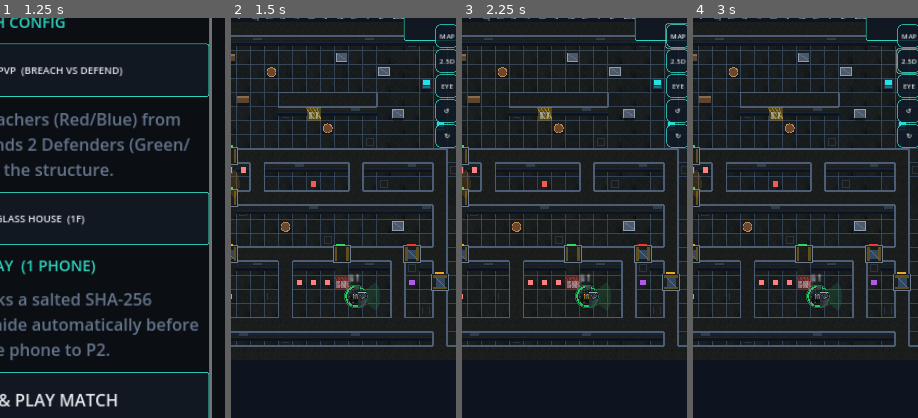
Above: before the commit, frames 1-4 (left to right).
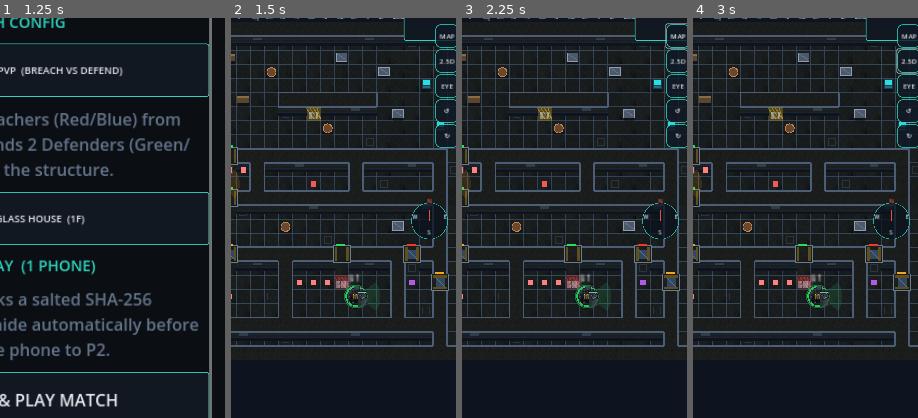
Above: after the commit, the same moments.

Repository: GhostMan612/TacPlanShooter
Game: Godot game, scene res://scenes/splash.tscn
The game is run twice, just before and just after one commit, with the same random seed, the same clock (stepped at 60 frames per second) and the same inputs.
Inputs (mouse positions are % of the whole screen's width and height, from its top left):
- Up to frame 1 (1.25 s): tap Enter at 0.5 s; move the mouse to (72, 45) at 0.52 s; hold Right (ui_right) from 0.53 s (still down); click (72, 45) at 0.67 s
- Up to frame 2 (1.5 s): release Right (ui_right) at 1.25 s; click "START PASS & PLAY MATCH" at 1.25 s
- Up to frame 3 (2.25 s): click "MAP" at 2 s
- Up to frame 4 (3 s): click "2.5D" at 2.75 s
The pictures show only the part of the screen within x 48-98%, y 28-78%; the shares and areas given below are measured in that part.

Frame 1 is identical in both runs. In frame 2, 0.4% of the frame differs, in the area x 80-97%, y 45-56%; in frame 3, 0.4%; in frame 4, 0.4%.

Commit message:
fix(3d controls): revert horizontal pan direction; add CompassRose HUD (N/E/S/W + yaw) for visual orientation

Diff:
--- /dev/null
+++ b/scripts/view3d/compass_rose.gd
@@ -0,0 +1,32 @@
+# ============================================================
+# As Above, So Below. As Within, So Without.
+# The Future Dictates the Past and the Past is Always Present.
+# ============================================================
+class_name CompassRose
+extends Control
+
+
+var yaw_deg: float = 0.0
+
+
+func _process(_delta: float) -> void:
+	var cam := get_parent() as Camera3D
+	if cam is TacticalCamera3D:
+		var next_yaw: float = (cam as TacticalCamera3D).yaw_deg
+		if absf(next_yaw - yaw_deg) > 0.1:
+			yaw_deg = next_yaw
+			queue_redraw()
+
+
+func _draw() -> void:
+	var c := size * 0.5
+	var r := minf(size.x, size.y) * 0.36
+	draw_circle(c, r + 6.0, Color(0.04, 0.07, 0.11, 0.72))
+	draw_arc(c, r + 6.0, 0.0, TAU, 32, Color(0.18, 0.83, 0.75, 0.8), 1.5)
+	var letters := ["N", "E", "S", "W"]
+	for i in range(4):
+		var a := deg_to_rad(float(i * 90) - yaw_deg - 90.0)
+		var p := c + Vector2(cos(a), sin(a)) * r
+		var col := Color(1.0, 0.35, 0.25) if i == 0 else Color(0.82, 0.90, 0.98)
+		draw_string(ThemeDB.fallback_font, p - Vector2(5.0, 5.0), letters[i], HORIZONTAL_ALIGNMENT_LEFT, -1, 13, col)
+	draw_line(c, c + Vector2(0.0, -r * 0.7), Color(1.0, 0.35, 0.25, 0.9), 2.0)
--- a/scripts/view3d/tactical_camera_3d.gd
+++ b/scripts/view3d/tactical_camera_3d.gd
@@ -125,7 +125,7 @@
 
 func _pan(screen_delta: Vector2) -> void:
 	var scale := _current_distance / 900.0
-	focus_point.x = clampf(focus_point.x + screen_delta.x * scale, bounds.position.x, bounds.end.x)
+	focus_point.x = clampf(focus_point.x - screen_delta.x * scale, bounds.position.x, bounds.end.x)
 	focus_point.z = clampf(focus_point.z - screen_delta.y * scale, bounds.position.y, bounds.end.y)
 
 
@@ -166,6 +166,12 @@
 	var right := _add_pill(box, "↻", "CW", 1)
 	_hud_buttons["CCW"] = left
 	_hud_buttons["CW"] = right
+	var rose := CompassRose.new()
+	rose.name = "CompassRose"
+	rose.set_anchors_and_offsets_preset(Control.PRESET_TOP_RIGHT)
+	rose.position = Vector2(-142.0, 980.0)
+	rose.size = Vector2(104.0, 104.0)
+	_hud.add_child(rose)
 
 
 func _add_pill(parent: Node, label: String, key: String, value: int) -> Button:
